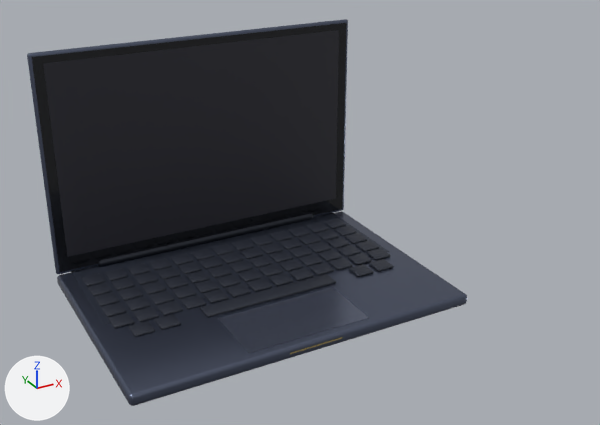
One commit to the glTF model site/assets/3d/finora-laptop.glb: the scene before it, then after it.
Camera for both pictures: a 50 mm lens placed at (-2.95, -6.18, 3.84), pointed at (0.46, 0.02, 0.74). The axes (+X, +Y, +Z) are drawn at lower left. The lights are the same throughout. The picture after the commit comes second. Where no turn or scale is listed for an object, it has been applied to the vertices.

The scene before the commit, as lines of its bpy script (objects in view):
```python
me_cube_002 = bpy.data.meshes.new('Cube.002')
me_cube_002.from_pydata(...)  # 3120 vertices, 5980 faces; spans x -1.41..1.41, y -0.13..0.89, z 0.11..0.13
me_cube_002.materials.append(mat_teclas)  # dark blue #242935
me_cube_003 = bpy.data.meshes.new('Cube.003')
me_cube_003.from_pydata(...)  # 48 vertices, 92 faces; spans x -0.65..0.65, y -0.34..-0.16, z 0.111..0.133
me_cube_003.materials.append(mat_teclas)  # dark blue #242935
me_cube_010 = bpy.data.meshes.new('Cube.010')
me_cube_010.from_pydata(...)  # 132 vertices, 260 faces; spans x -1.6..1.6, y 1.06..1.11, z 0.12..2.23
me_cube_010.materials.append(mat_corpo)  # greyish blue #5f677c
ob_espaco = bpy.data.objects.new('Espaco', me_cube_003)
ob_espaco.location = (0.0, 0.0, 0.0)
ob_tampacorpo = bpy.data.objects.new('TampaCorpo', me_cube_010)
ob_tampacorpo.location = (0.0, 0.0, 0.0)
ob_teclas = bpy.data.objects.new('Teclas', me_cube_002)
ob_teclas.location = (0.0, 0.0, 0.0)
# also in view: 'Ecra' at (0.0, 1.06, 1.22); 'Dobradica' at (0.0, 1.08, 0.14); 'Base' at (0.0, 0.0, 0.05); 'Trackpad' at (0.0, -0.7, 0.11); 'ZonaTeclado' at (0.0, 0.63, 0.11)
```
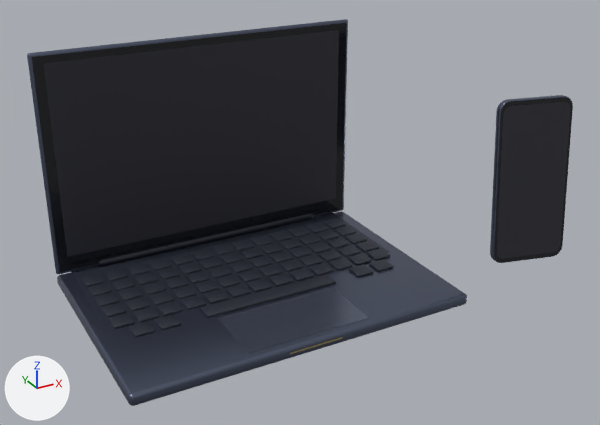
Location of each change, (x1, y1, x2, y2) in pixels of the pictures (600 x 425 px):
```json
{"object": "TelEcra", "change": "added", "after": [497, 102, 570, 259]}
{"object": "TelVidro", "change": "added", "after": [494, 97, 573, 263]}
{"object": "TelCorpo", "change": "added", "after": [490, 95, 573, 263]}
```

The change, as JSON lines over the scene's bpy script:
```json
{"op": "add", "block": "mat_ecratelemovel", "code": ["mat_ecratelemovel = principled_material('EcraTelemovel')", "mat_ecratelemovel.base_color = (0.02, 0.02, 0.03)  # dark grey #272730"]}
{"op": "add", "block": "me_telvidro", "code": ["me_telvidro = bpy.data.meshes.new('TelVidro')", "me_telvidro.from_pydata(...)  # 44 vertices, 42 faces; spans x -0.38..0.38, y -0.16..0.16, z -0.79..0.79", "me_telvidro.materials.append(mat_moldura)  # black #16181d"]}
{"op": "add", "block": "me_telecra", "code": ["me_telecra = bpy.data.meshes.new('TelEcra')", "me_telecra.from_pydata(...)  # 44 vertices, 42 faces; spans x -0.352..0.352, y -0.153..0.153, z -0.743..0.743", "me_telecra.materials.append(mat_ecratelemovel)  # dark grey #272730"]}
{"op": "add", "block": "me_telcorpo", "code": ["me_telcorpo = bpy.data.meshes.new('TelCorpo')", "me_telcorpo.from_pydata(...)  # 352 vertices, 700 faces; spans x -0.38..0.4, y -0.16..0.23, z -0.8..0.79", "me_telcorpo.materials.append(mat_corpo)  # greyish blue #5f677c"]}
{"op": "add", "block": "ob_telvidro", "code": ["ob_telvidro = bpy.data.objects.new('TelVidro', me_telvidro)", "ob_telvidro.location = (2.541, -0.788, 0.924)"]}
{"op": "add", "block": "ob_telecra", "code": ["ob_telecra = bpy.data.objects.new('TelEcra', me_telecra)", "ob_telecra.location = (2.54, -0.789, 0.924)"]}
{"op": "add", "block": "ob_telcorpo", "code": ["ob_telcorpo = bpy.data.objects.new('TelCorpo', me_telcorpo)", "ob_telcorpo.location = (2.541, -0.786, 0.924)"]}
```
